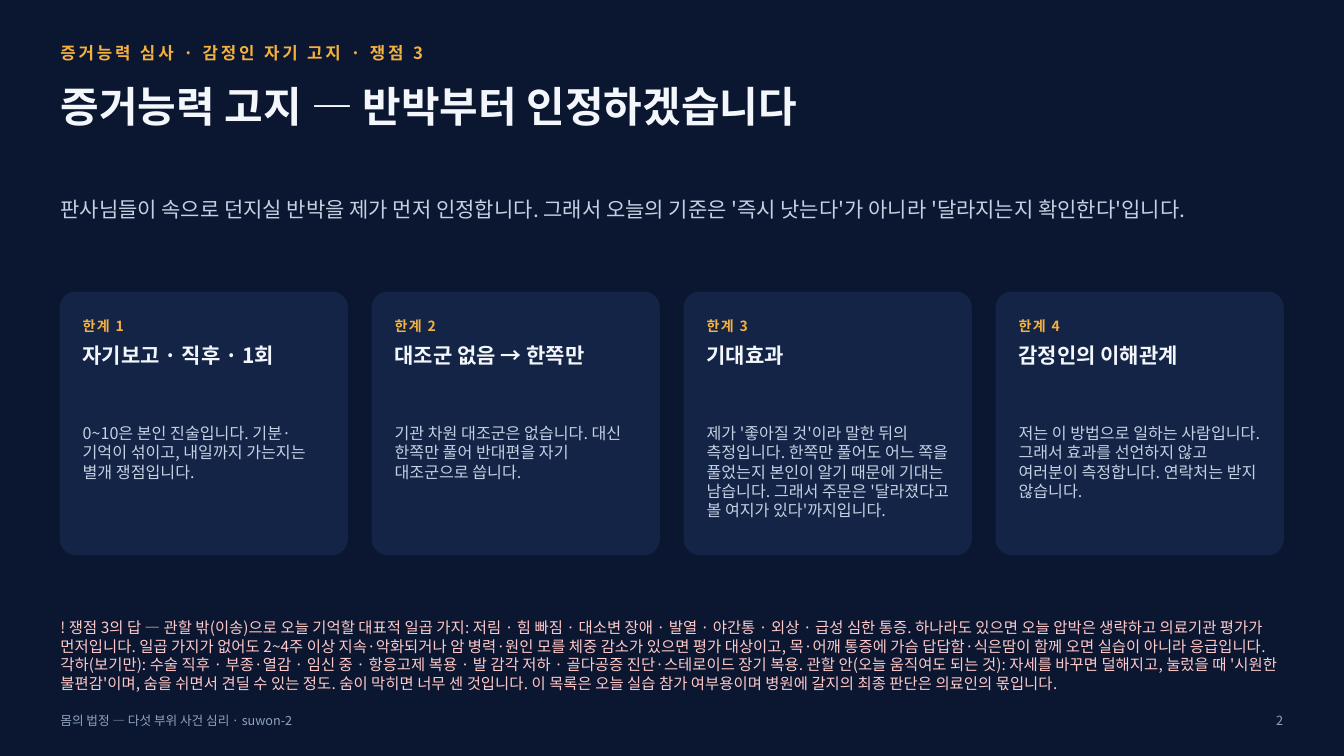
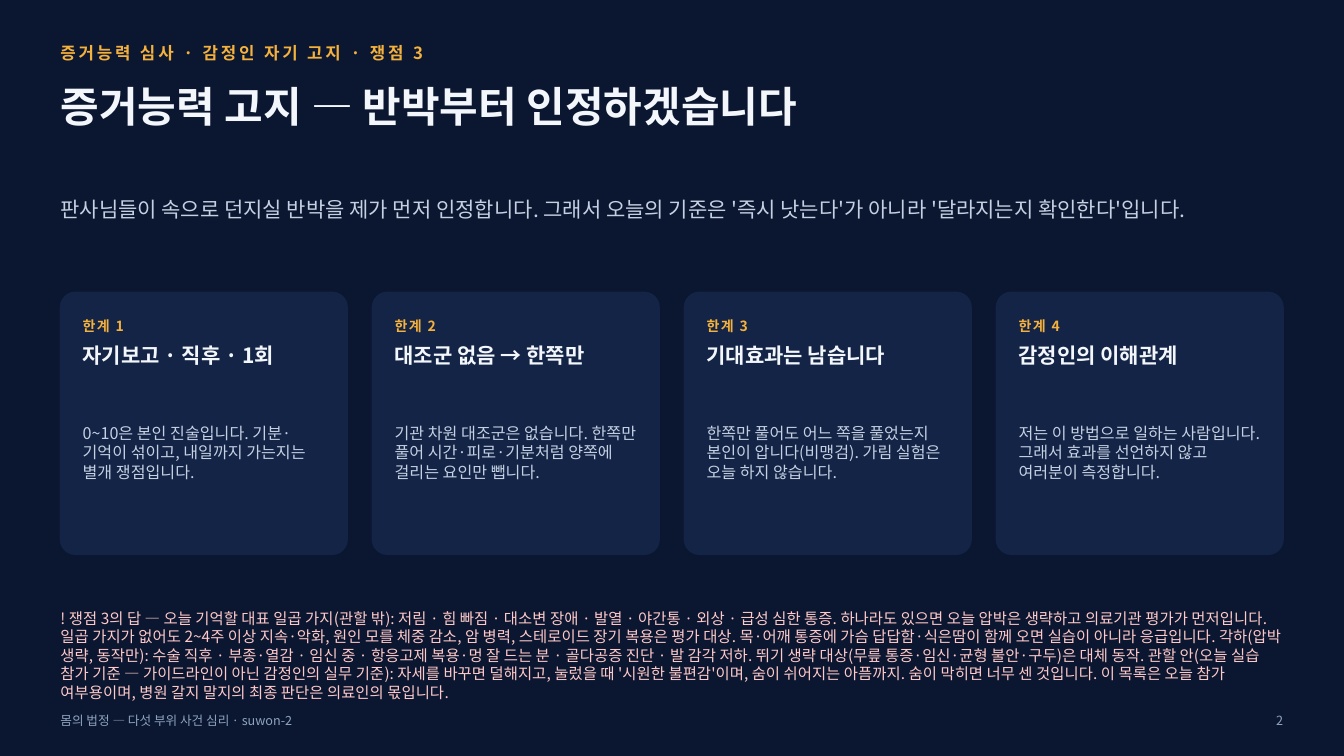
Before and after one commit to drjinfit-ship-it/jinkim, a slide deck: slide 2 of web/몸의법정_재판형강의안.pptx. Drawn at 1344x756 pixels with LibreOffice and Linux fonts; fonts in the diff are those of the drawing. Boxes give left, top, right and bottom in pixels: in the first picture for what was removed or moved away, otherwise in the second. Text is boxed around its words. In the diff, an @@ line names an element or a change of style, - is before the commit and + after.

```diff
--- a/web/몸의법정_재판형강의안.pptx
+++ b/web/몸의법정_재판형강의안.pptx
@@ text at (707, 345, 885, 365): text changed @@
-기대효과
+기대효과는 남습니다
@@ text at (395, 425, 636, 480): text changed @@
-기관 차원 대조군은 없습니다. 대신 한쪽만 풀어 반대편을 자기 대조군으로 씁니다.
+기관 차원 대조군은 없습니다. 한쪽만 풀어 시간·피로·기분처럼 양쪽에 걸리는 요인만 뺍니다.
@@ text at (707, 425, 941, 480): text changed @@
-제가 '좋아질 것'이라 말한 뒤의 측정입니다. 한쪽만 풀어도 어느 쪽을 풀었는지 본인이 알기 때문에 기대는 남습니다. 그래서 주문은 '달라졌다고 볼 여지가 있다'까지입니다.
+한쪽만 풀어도 어느 쪽을 풀었는지 본인이 압니다(비맹검). 가림 실험은 오늘 하지 않습니다.
@@ text at (1019, 425, 1260, 480): text changed @@
-저는 이 방법으로 일하는 사람입니다. 그래서 효과를 선언하지 않고 여러분이 측정합니다. 연락처는 받지 않습니다.
+저는 이 방법으로 일하는 사람입니다. 그래서 효과를 선언하지 않고 여러분이 측정합니다.
@@ text at (60, 611, 1281, 701): text changed @@
-! 쟁점 3의 답 — 관할 밖(이송)으로 오늘 기억할 대표적 일곱 가지: 저림 · 힘 빠짐 · 대소변 장애 · 발열 · 야간통 · 외상 · 급성 심한 통증. 하나라도 있으면 오늘 압박은 생략하고 의료기관 평가가 먼저입니다. 일곱 가지가 없어도 2~4주 이상 지속·악화되거나 암 병력·원인 모를 체중 감소가 있으면 평가 대상이고, 목·어깨 통증에 가슴 답답함·식은땀이 함께 오면 실습이 아니라 응급입니다. 각하(보기만): 수술 직후 · 부종·열감 · 임신 중 · 항응고제 복용 · 발 감각 저하 · 골다공증 진단·스테로이드 장기 복용. 관할 안(오늘 움직여도 되는 것): 자세를 바꾸면 덜해지고, 눌렀을 때 '시원한 불편감'이며, 숨을 쉬면서 견딜 수 있는 정도. 숨이 막히면 너무 센 것입니다. 이 목록은 오늘 실습 참가 여부용이며 병원에 갈지의 최종 판단은 의료인의 몫입니다.
+! 쟁점 3의 답 — 오늘 기억할 대표 일곱 가지(관할 밖): 저림 · 힘 빠짐 · 대소변 장애 · 발열 · 야간통 · 외상 · 급성 심한 통증. 하나라도 있으면 오늘 압박은 생략하고 의료기관 평가가 먼저입니다. 일곱 가지가 없어도 2~4주 이상 지속·악화, 원인 모를 체중 감소, 암 병력, 스테로이드 장기 복용은 평가 대상. 목·어깨 통증에 가슴 답답함·식은땀이 함께 오면 실습이 아니라 응급입니다. 각하(압박 생략, 동작만): 수술 직후 · 부종·열감 · 임신 중 · 항응고제 복용·멍 잘 드는 분 · 골다공증 진단 · 발 감각 저하. 뛰기 생략 대상(무릎 통증·임신·균형 불안·구두)은 대체 동작. 관할 안(오늘 실습 참가 기준 — 가이드라인이 아닌 감정인의 실무 기준): 자세를 바꾸면 덜해지고, 눌렀을 때 '시원한 불편감'이며, 숨이 쉬어지는 아픔까지. 숨이 막히면 너무 센 것입니다. 이 목록은 오늘 참가 여부용이며, 병원 갈지 말지의 최종 판단은 의료인의 몫입니다.
```
Also in this commit, not shown: 24 other slides changed, 2 other files.
